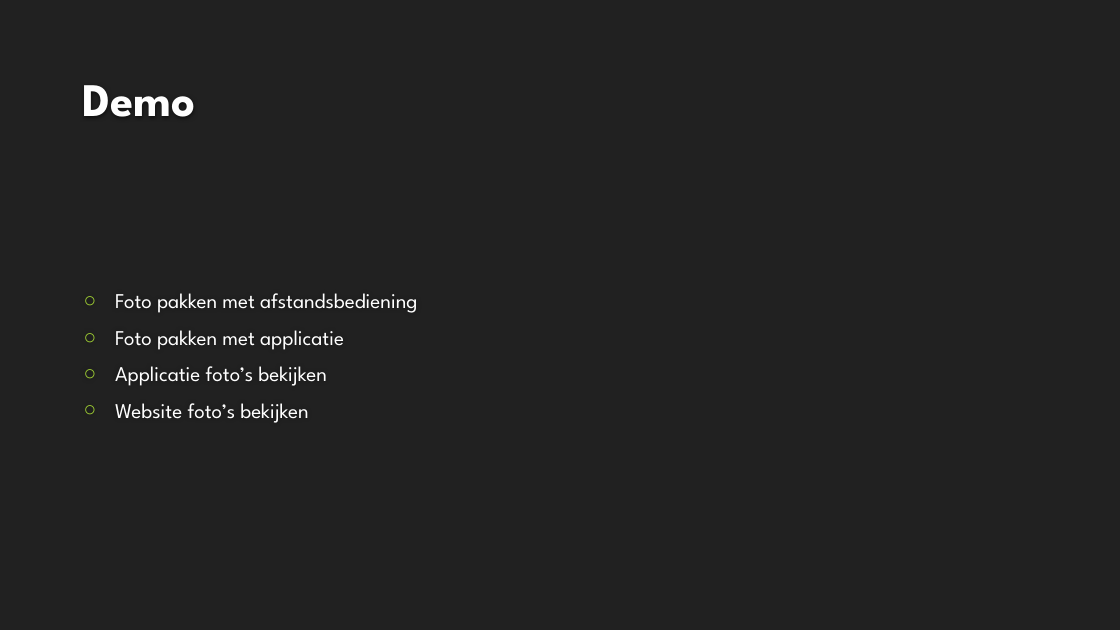
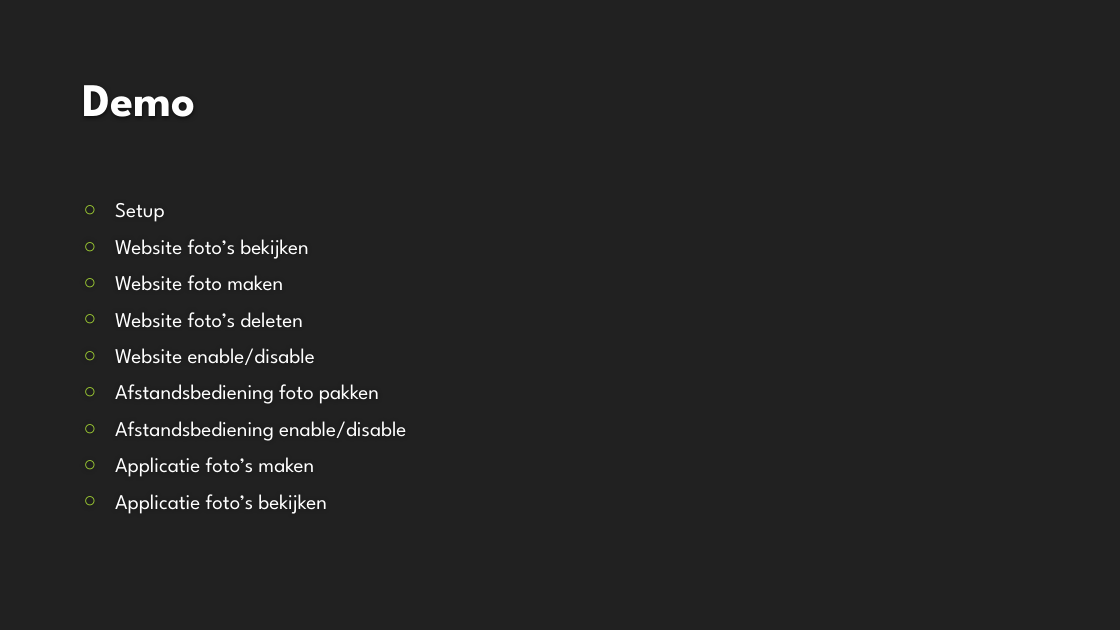
Before and after one commit to KevinD25/BBsnap, a slide deck: slide 2 of doc/Eindpresentaite Januari.pptx. Drawn at 1120x630 pixels with LibreOffice and Linux fonts; fonts in the diff are those of the drawing; background and template pictures are left out. Boxes give left, top, right and bottom in pixels: in the first picture for what was removed or moved away, otherwise in the second. Text is boxed around its words. In the diff, an @@ line names an element or a change of style, - is before the commit and + after.

```diff
--- a/doc/Eindpresentaite Januari.pptx
+++ b/doc/Eindpresentaite Januari.pptx
@@ text at (115,203,406,477): text changed @@
-○ Foto pakken met afstandsbediening
-○ Foto pakken met applicatie
+○ Setup
+○ Website foto’s bekijken
+○ Website foto maken
+○ Website foto’s deleten
+○ Website enable/disable
+○ Afstandsbediening foto pakken
+○ Afstandsbediening enable/disable
+○ Applicatie foto’s maken
@@ text at (115,403,308,423): paragraph removed @@
-○ Website foto’s bekijken
```
Also in this commit, not shown: 4 other slides changed, 3 slides added, 2 slides removed, 2 other files.
